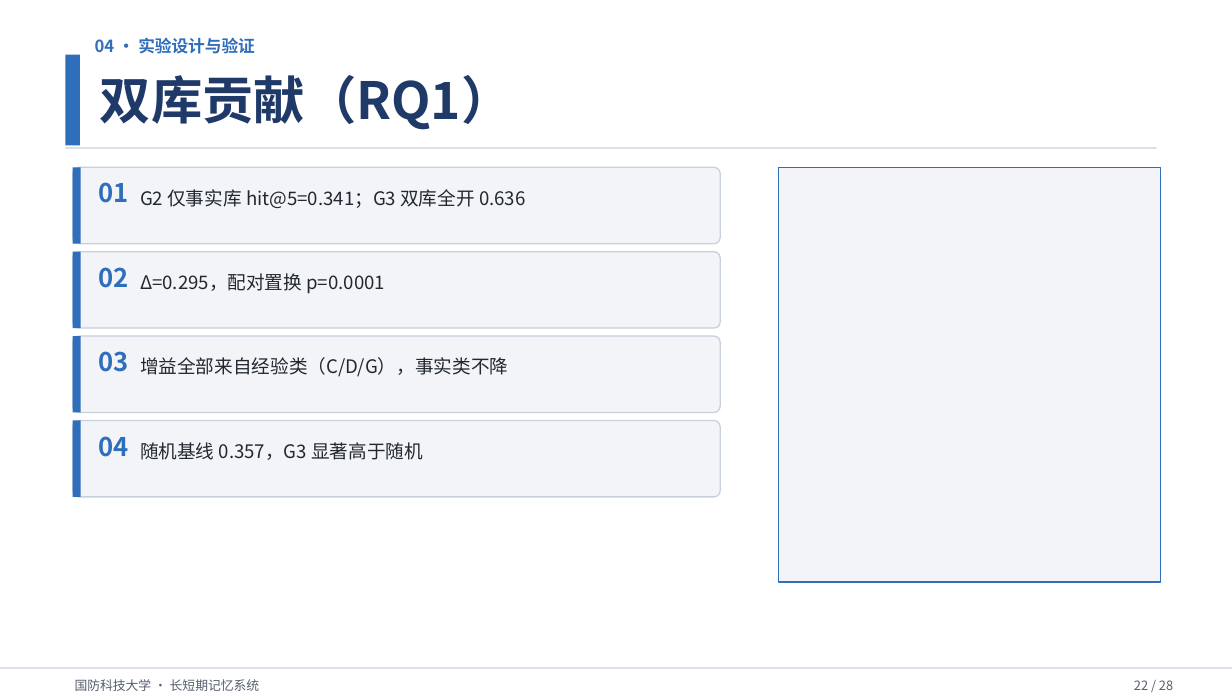
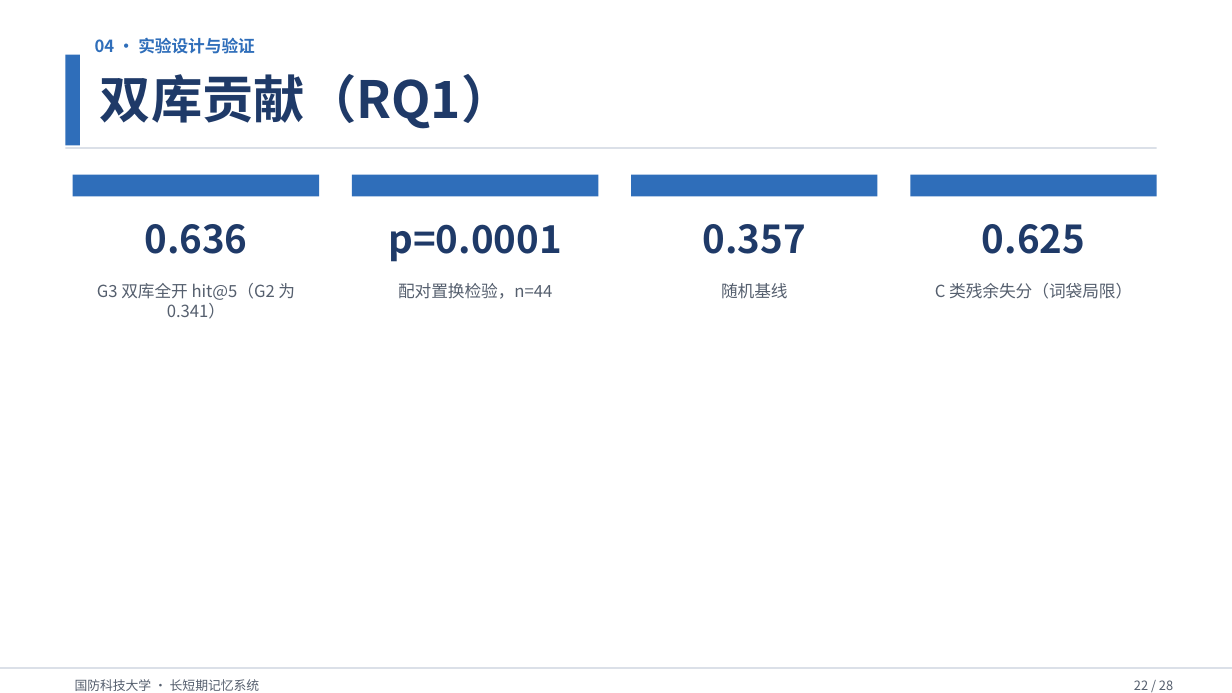
Before and after one commit to Outer-nebula-observer/yz-03, a slide deck: slide 22 of 汇报PPT/最终汇报成果.pptx. Drawn at 1232x693 pixels with LibreOffice and Linux fonts; fonts in the diff are those of the drawing. Boxes give left, top, right and bottom in pixels: in the first picture for what was removed or moved away, otherwise in the second. Text is boxed around its words. In the diff, an @@ line names an element or a change of style, - is before the commit and + after.

```diff
--- a/汇报PPT/最终汇报成果.pptx
+++ b/汇报PPT/最终汇报成果.pptx
@@ rounded rectangle removed at box(73, 167, 721, 244) @@
@@ rectangle removed at box(73, 167, 81, 244) @@
@@ rectangle added at box(73, 175, 320, 197), fill #2F6EBA @@
@@ rectangle added at box(352, 175, 599, 197), fill #2F6EBA @@
@@ rectangle added at box(631, 175, 878, 197), fill #2F6EBA @@
@@ rectangle removed at box(779, 167, 1161, 582) @@
@@ rectangle added at box(910, 175, 1157, 197), fill #2F6EBA @@
@@ text removed at box(98, 182, 128, 203) @@
-01
@@ text removed at box(140, 189, 526, 208) @@
-G2 仅事实库 hit@5=0.341；G3 双库全开 0.636
@@ text added at box(144, 224, 247, 254), 30 pt, text #1F3A68, bold @@
+0.636
@@ text added at box(388, 224, 561, 262), 30 pt, text #1F3A68, bold @@
+p=0.0001
@@ text added at box(703, 224, 806, 254), 30 pt, text #1F3A68, bold @@
+0.357
@@ text added at box(982, 224, 1085, 254), 30 pt, text #1F3A68, bold @@
+0.625
@@ rounded rectangle removed at box(73, 251, 721, 328) @@
@@ rectangle removed at box(73, 251, 81, 328) @@
@@ text removed at box(98, 267, 128, 288) @@
-02
@@ text added at box(97, 283, 295, 319), 13 pt, text #555F6E @@
+G3 双库全开 hit@5（G2 为 0.341）
@@ text removed at box(140, 273, 385, 294) @@
-Δ=0.295，配对置换 p=0.0001
@@ text added at box(398, 283, 552, 299), 13 pt, text #555F6E @@
+配对置换检验，n=44
@@ text added at box(721, 283, 788, 299), 13 pt, text #555F6E @@
+随机基线
@@ text added at box(935, 283, 1132, 299), 13 pt, text #555F6E @@
+C 类残余失分（词袋局限）
@@ rounded rectangle removed at box(73, 336, 721, 413) @@
@@ rectangle removed at box(73, 336, 81, 413) @@
@@ text removed at box(98, 351, 128, 372) @@
-03
@@ text removed at box(140, 357, 508, 377) @@
-增益全部来自经验类（C/D/G），事实类不降
@@ rounded rectangle removed at box(73, 421, 721, 497) @@
@@ rectangle removed at box(73, 421, 81, 497) @@
@@ text removed at box(98, 436, 128, 457) @@
-04
@@ text removed at box(140, 442, 423, 460) @@
-随机基线 0.357，G3 显著高于随机
```
Also in this commit, not shown: 11 other slides changed, 2 other files.
